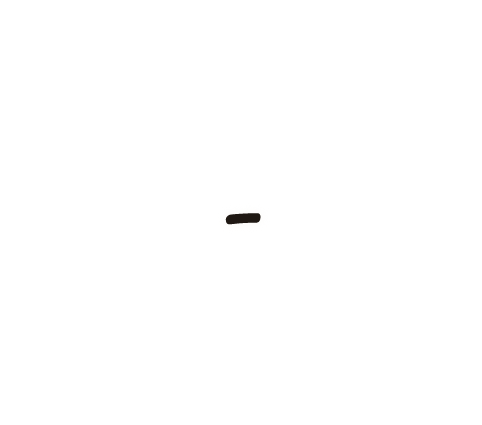
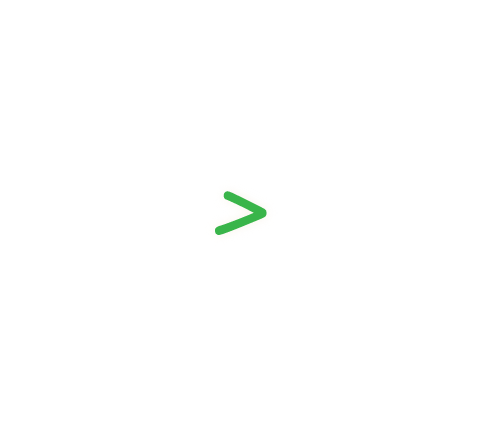
The second (482, 425) image is a revision of the first. Changes to its layers:
added layer ">" (2nd of 2) above "Layer 7" over [215, 191, 267, 235]
added layer "Layer 7" above "-" over [211, 187, 271, 239]
hid "-" over [225, 213, 261, 225]
hid "Layer 6" over [215, 202, 271, 235]
